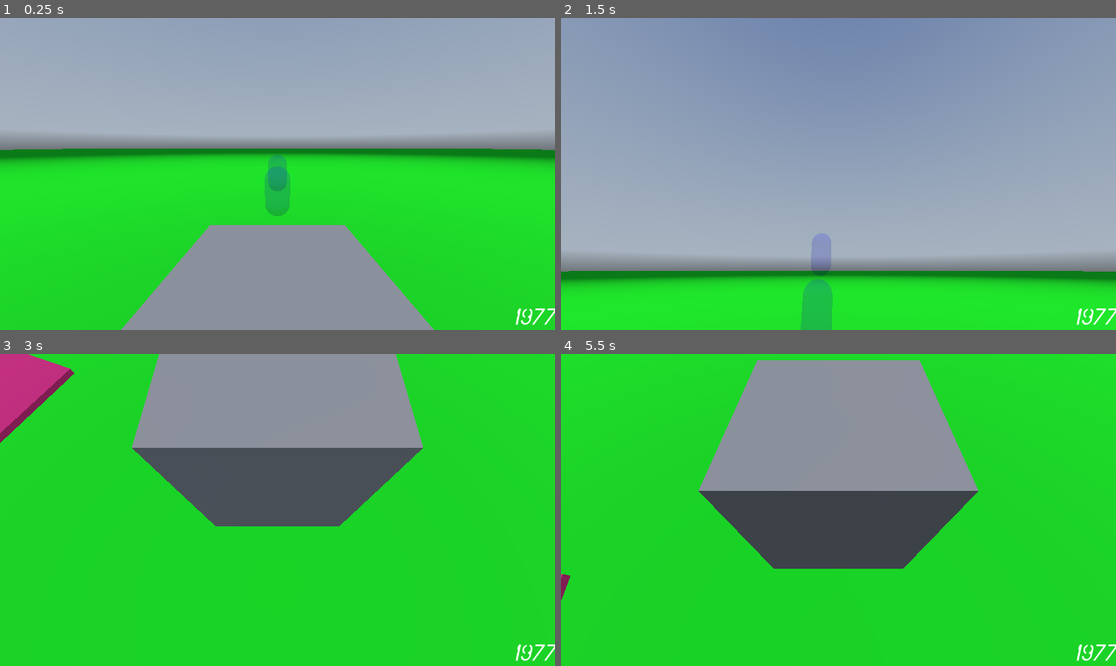
Above: before the commit, frames 1-4 (two rows, left to right).
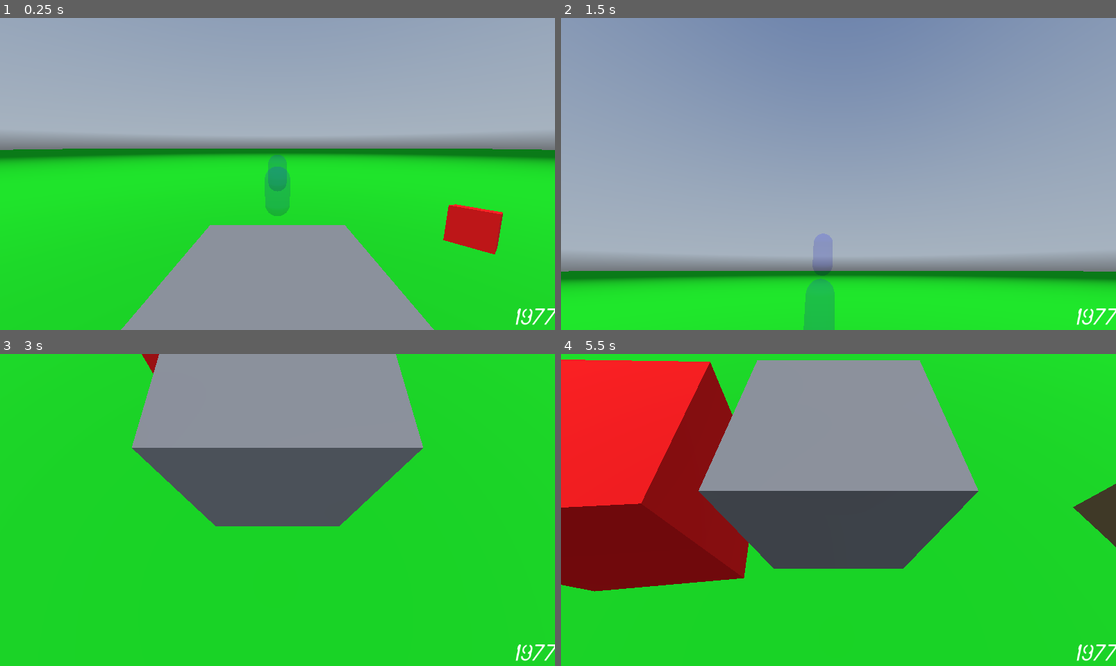
Above: after the commit, the same moments.

Repository: dktr0/dktr0-godot-playground
Game: Godot game, scene res://game.tscn
Two runs of this game, one before a commit and one after it. Both use one fixed random seed, a clock stepped at 60 frames per second and the inputs below. A sky picture missing from this copy of the repository is replaced by a grey-blue gradient.
Inputs (mouse positions are in pixels of both pictures, inside the frame that each line leads up to):
- Up to frame 1 (0.25 s): no input
- Up to frame 2 (1.5 s): tap Enter (ui_accept) at 0.5 s; move the mouse to (866, 174) at 0.52 s; hold W (forward) from 0.53 s (still down); click (866, 174) at 0.6 s; tap Space (jump) at 0.77 s; move the mouse to (810, 174) at 1.27 s; click (810, 174) at 1.35 s
- Up to frame 3 (3 s): keep holding W (forward); tap Space (jump) at 1.52 s; move the mouse to (288, 503) at 2.02 s; click (288, 503) at 2.1 s; tap Enter (ui_accept) at 2.75 s; move the mouse to (271, 516) at 2.77 s; click (271, 516) at 2.85 s
- Up to frame 4 (5.5 s): keep holding W (forward); tap Space (jump) at 3.02, 3.77, 4.52 s; move the mouse to (877, 513) at 3.52 s; click (877, 513) at 3.6 s; move the mouse to (794, 506) at 4.27 s; click (794, 506) at 4.35 s; tap Enter (ui_accept) at 5 s; move the mouse to (844, 510) at 5.02 s; click (844, 510) at 5.1 s

The runs differ from the first frame. In frame 1, 1.3% of the frame differs, in the area x 79-91%, y 59-76%; in frame 2, 0.2%; in frame 3, 2.2%; in frame 4, 22%, in the area x 0-100%, y 1-79%.

Commit message:
tweaks to 1st person controller and follower scripts

Diff:
--- /dev/null
+++ b/follower.gd
@@ -0,0 +1,29 @@
+extends CharacterBody3D
+
+const SPEED = 2.0
+const ACCEL = 4.0
+const DECEL = 6.0
+
+@onready var target = $"/root/Game/Player";
+
+func _physics_process(delta: float) -> void:
+
+	if not is_on_floor(): # gravity
+		velocity += get_gravity() * delta;
+
+	# calculate distance to target
+	var dist = global_position.distance_to(target.global_position);
+	if dist < 10.0: # if distance is less than a certain threshold...
+		# ...accelerate in that direction...
+		var dir = (target.global_position - global_position).normalized();
+		velocity.x = move_toward(velocity.x,dir.x*SPEED,abs(dir.x*ACCEL*delta));
+		velocity.z = move_toward(velocity.z,dir.z*SPEED,abs(dir.z*ACCEL*delta));
+		# ...and rotate to face that direction
+		look_at(target.global_position);
+	else:
+		# ...otherwise, slow down in the direction we are already going
+		var dir = velocity.normalized();
+		velocity.x = move_toward(velocity.x,0,dir.x*DECEL*delta);
+		velocity.z = move_toward(velocity.z,0,dir.z*DECEL*delta);
+
+	move_and_slide()
--- /dev/null
+++ b/follower.tscn
@@ -0,0 +1,21 @@
+[gd_scene load_steps=5 format=3 uid="uid://bm8duqmsfyi55"]
+
+[ext_resource type="Script" path="res://follower.gd" id="1_gndoy"]
+
+[sub_resource type="BoxShape3D" id="BoxShape3D_kwpp2"]
+
+[sub_resource type="BoxMesh" id="BoxMesh_wxlsy"]
+
+[sub_resource type="StandardMaterial3D" id="StandardMaterial3D_xs7l1"]
+albedo_color = Color(1, 0, 0, 1)
+
+[node name="Follower" type="CharacterBody3D"]
+script = ExtResource("1_gndoy")
+
+[node name="CollisionShape3D" type="CollisionShape3D" parent="."]
+shape = SubResource("BoxShape3D_kwpp2")
+
+[node name="MeshInstance3D" type="MeshInstance3D" parent="."]
+mesh = SubResource("BoxMesh_wxlsy")
+skeleton = NodePath("../CollisionShape3D")
+surface_material_override/0 = SubResource("StandardMaterial3D_xs7l1")
--- a/game.tscn
+++ b/game.tscn
@@ -7,6 +7,7 @@
 [ext_resource type="PackedScene" uid="uid://1nq77wk18c46" path="res://weird-shape.glb" id="6_il1hv"]
 [ext_resource type="PackedScene" uid="uid://8fgyxb2esrdh" path="res://playerFirstPerson.tscn" id="6_riv0f"]
 [ext_resource type="Texture2D" uid="uid://o0mroq1g8gdi" path="res://skybox.exr" id="7_qvnh7"]
+[ext_resource type="PackedScene" uid="uid://bm8duqmsfyi55" path="res://follower.tscn" id="8_afel8"]
 
 [sub_resource type="BoxShape3D" id="BoxShape3D_gmoi7"]
 size = Vector3(400, 1, 400)
@@ -147,3 +148,6 @@
 
 [node name="WorldEnvironment" type="WorldEnvironment" parent="."]
 environment = SubResource("Environment_ny0bm")
+
+[node name="Follower" parent="." instance=ExtResource("8_afel8")]
+transform = Transform3D(1, 0, 0, 0, 1, 0, 0, 0, 1, 8.55679, 0.622557, 5.54562)
--- a/player_first_person.gd
+++ b/player_first_person.gd
@@ -2,17 +2,19 @@
 
 const SPEED = 5.0
 const JUMP_VELOCITY = 4.5
+const ACCEL = 10.0
+const DECEL = 15.0
 
-var mouseLookX = 0;
-var mouseLookY = 0;
+var mouseLookLeftRight = 0;
+var mouseLookUpDown = 0;
 
 func _ready():
 	Input.set_mouse_mode(Input.MOUSE_MODE_CAPTURED)
 
 func _physics_process(delta):
 	var stickLook = Input.get_vector("lookleft","lookright","lookup","lookdown")*(-0.1);
-	rotate_y(mouseLookY + stickLook.x);
-	$Camera3D.rotate_x(mouseLookX + stickLook.y);
+	rotate_y(mouseLookLeftRight + stickLook.x);
+	$Camera3D.rotate_x(mouseLookUpDown + stickLook.y);
 	$Camera3D.rotation.x = clampf($Camera3D.rotation.x, -deg_to_rad(70), deg_to_rad(70))
 
 	if not is_on_floor(): # gravity
@@ -22,21 +24,22 @@
 		velocity.y = JUMP_VELOCITY
 
 	var input_dir = Input.get_vector("left", "right", "forward", "backward")
-	var direction = (transform.basis * Vector3(input_dir.x, 0, input_dir.y)).normalized()
-	if direction:
-		velocity.x = direction.x * SPEED
-		velocity.z = direction.z * SPEED
+	var dir = (transform.basis * Vector3(input_dir.x, 0, input_dir.y)).normalized();
+	if dir:
+		velocity.x = move_toward(velocity.x, dir.x*SPEED, abs(dir.x*ACCEL*delta));
+		velocity.z = move_toward(velocity.z, dir.z*SPEED, abs(dir.z*ACCEL*delta));
 	else:
-		velocity.x = move_toward(velocity.x, 0, SPEED)
-		velocity.z = move_toward(velocity.z, 0, SPEED)
+		var velDir = velocity.normalized();
+		velocity.x = move_toward(velocity.x, 0, abs(velDir.x*DECEL*delta));
+		velocity.z = move_toward(velocity.z, 0, abs(velDir.z*DECEL*delta));
 
 	move_and_slide()
 
 func _input(event):
 	if event is InputEventMouseMotion and Input.mouse_mode == Input.MOUSE_MODE_CAPTURED:
-		mouseLookY = -event.relative.x * 0.01;
-		if abs(mouseLookY) < 0.02:
-			mouseLookY = 0.0;
-		mouseLookX = -event.relative.y * 0.01;
-		if abs(mouseLookX) < 0.02:
-			mouseLookX = 0.0;
+		mouseLookLeftRight = -event.relative.x * 0.01; # increase/decrease 0.01 to change sensitivity
+		if abs(mouseLookLeftRight) < 0.02: # dead zone for mouse motion left/right
+			mouseLookLeftRight = 0.0;
+		mouseLookUpDown = -event.relative.y * 0.01; # increase/decrease 0.01 to change sensitivity
+		if abs(mouseLookUpDown) < 0.02: # dead zone for mouse motion up/down
+			mouseLookUpDown = 0.0;
Not shown: 1 places in game.tscn that only renumber resources
Not shown, added: pla74EF.tmp
